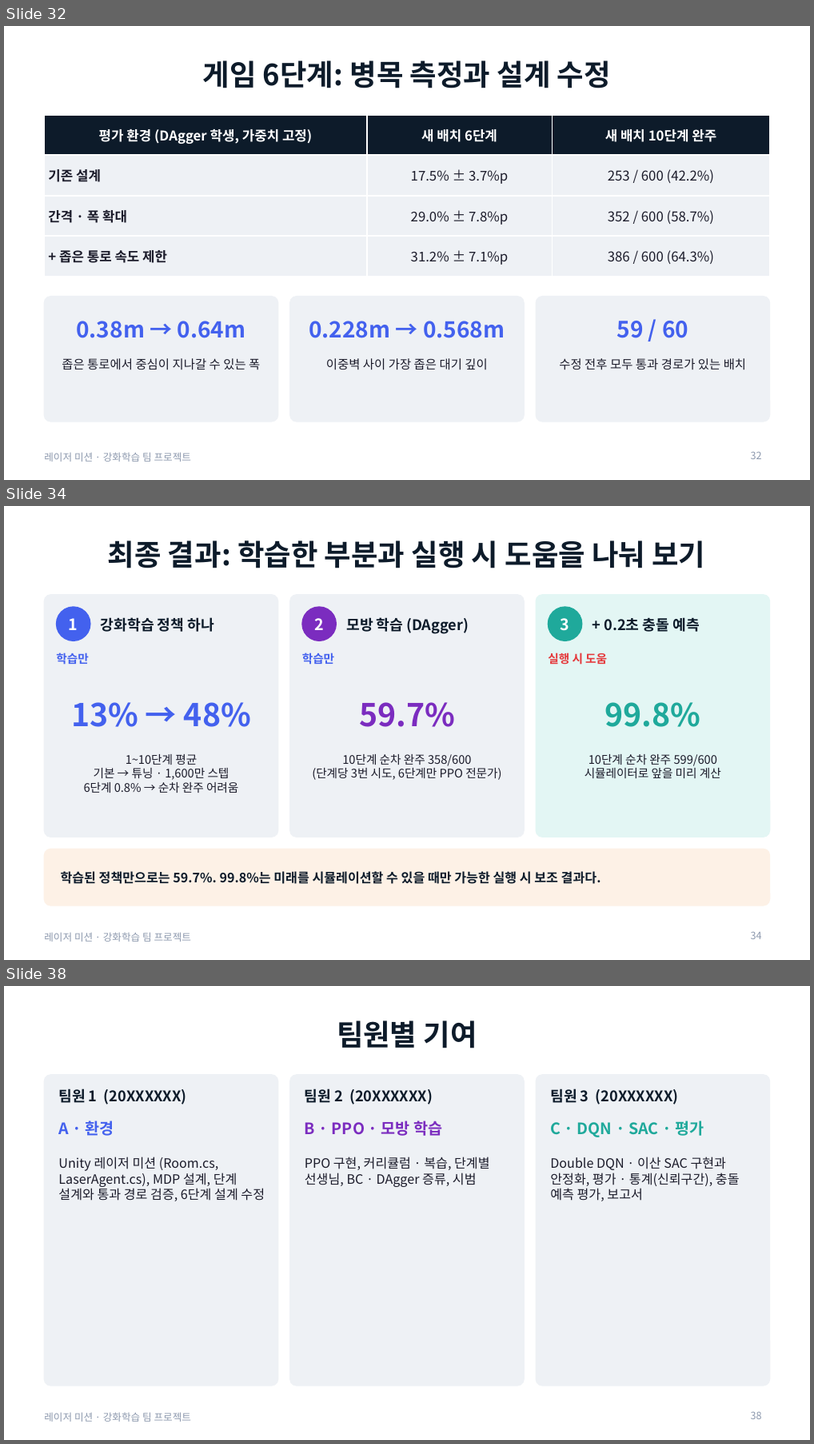
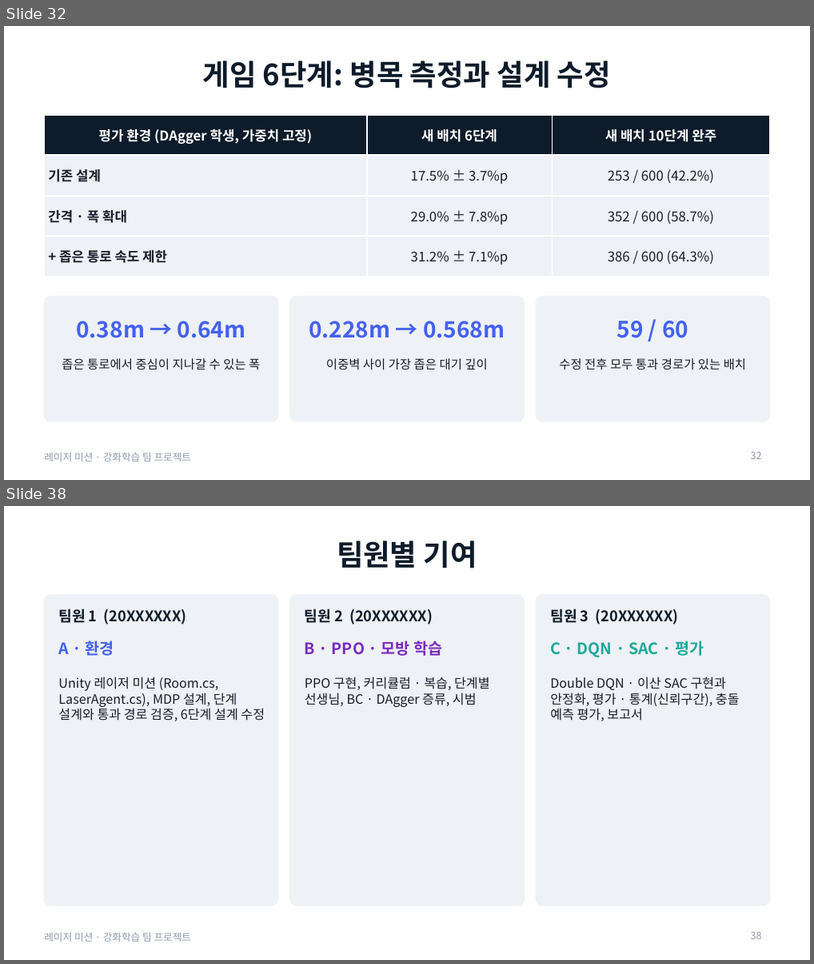
Before and after one commit to changxeokSong/reinforcement_learning, a slide deck: docs/LaserMission_presentation.pptx. Shown one above the other, each under a label of ours: slides 32, 34 and 38 before the commit, slides 32 and 38 after it; the slides between them are not shown. The pictures are 814x1444 and 814x964 pixels, drawn with LibreOffice and Linux fonts; fonts in the diff are those of the drawing. Boxes give left, top, right and bottom in pixels: in the first picture for what was removed or moved away, otherwise in the second. Text is boxed around its words. In the diff, an @@ line names an element or a change of style, - is before the commit and + after.

```diff
--- a/docs/LaserMission_presentation.pptx
+++ b/docs/LaserMission_presentation.pptx
@@ slide 34 removed at (x1=4, y1=506, x2=810, y2=960), background #FFFFFF; not listed: 1 template element that a slide beside it also shows @@
@@ title removed at (x1=108, y1=540, x2=706, y2=568) @@
-최종 결과: 학습한 부분과 실행 시 도움을 나눠 보기
@@ rounded rectangle removed at (x1=44, y1=595, x2=278, y2=836) @@
@@ rounded rectangle removed at (x1=290, y1=595, x2=524, y2=836) @@
@@ rounded rectangle removed at (x1=536, y1=595, x2=770, y2=836) @@
@@ ellipse removed at (x1=57, y1=607, x2=90, y2=640) @@
@@ text removed at (x1=69, y1=618, x2=78, y2=630) @@
-1
@@ text removed at (x1=101, y1=617, x2=214, y2=632) @@
-강화학습 정책 하나
@@ ellipse removed at (x1=302, y1=607, x2=336, y2=640) @@
@@ text removed at (x1=314, y1=618, x2=324, y2=630) @@
-2
@@ text removed at (x1=346, y1=617, x2=469, y2=634) @@
-모방 학습 (DAgger)
@@ ellipse removed at (x1=548, y1=607, x2=582, y2=640) @@
@@ text removed at (x1=561, y1=618, x2=570, y2=631) @@
-3
@@ text removed at (x1=605, y1=617, x2=699, y2=632) @@
-+ 0.2초 충돌 예측
@@ text removed at (x1=56, y1=652, x2=88, y2=664) @@
-학습만
@@ text removed at (x1=302, y1=652, x2=334, y2=664) @@
-학습만
@@ text removed at (x1=548, y1=652, x2=607, y2=664) @@
-실행 시 도움
@@ text removed at (x1=71, y1=702, x2=251, y2=727) @@
-13% → 48%
@@ text removed at (x1=359, y1=702, x2=455, y2=727) @@
-59.7%
@@ text removed at (x1=606, y1=702, x2=702, y2=727) @@
-99.8%
@@ text removed at (x1=84, y1=754, x2=238, y2=792) @@
-1~10단계 평균
-기본 → 튜닝 · 1,600만 스텝
-6단계 0.8% → 순차 완주 어려움
@@ text removed at (x1=312, y1=754, x2=502, y2=780) @@
-10단계 순차 완주 358/600
-(단계당 3번 시도, 6단계만 PPO 전문가)
@@ text removed at (x1=585, y1=754, x2=722, y2=778) @@
-10단계 순차 완주 599/600
-시뮬레이터로 앞을 미리 계산
@@ rounded rectangle removed at (x1=44, y1=848, x2=770, y2=905) @@
@@ text removed at (x1=61, y1=871, x2=602, y2=884) @@
-학습된 정책만으로는 59.7%. 99.8%는 미래를 시뮬레이션할 수 있을 때만 가능한 실행 시 보조 결과다.
@@ page number removed at (x1=751, y1=932, x2=762, y2=939) @@
-34
```
Also in this commit, not shown: 9 slides changed, 1 slide added, 5 other files.
